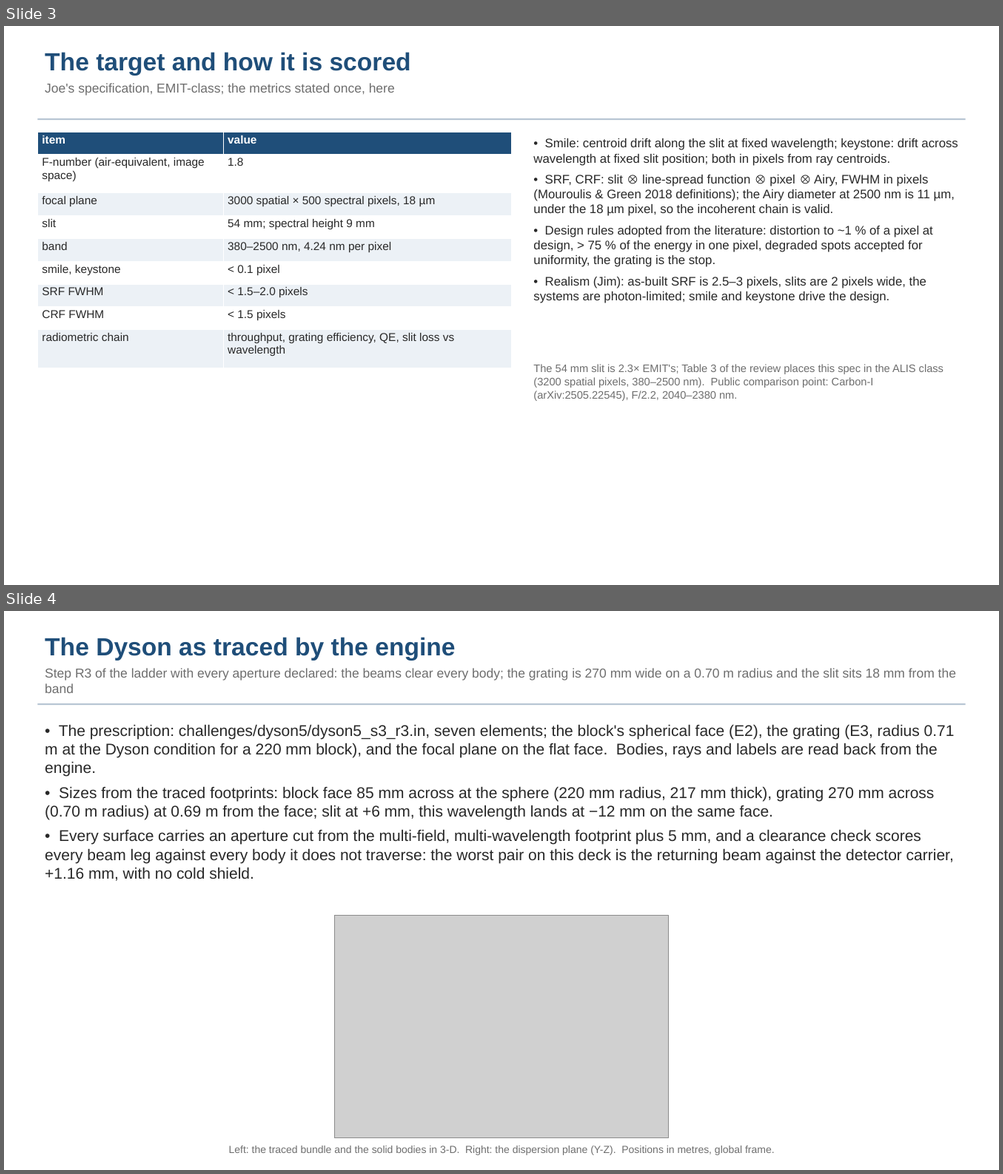
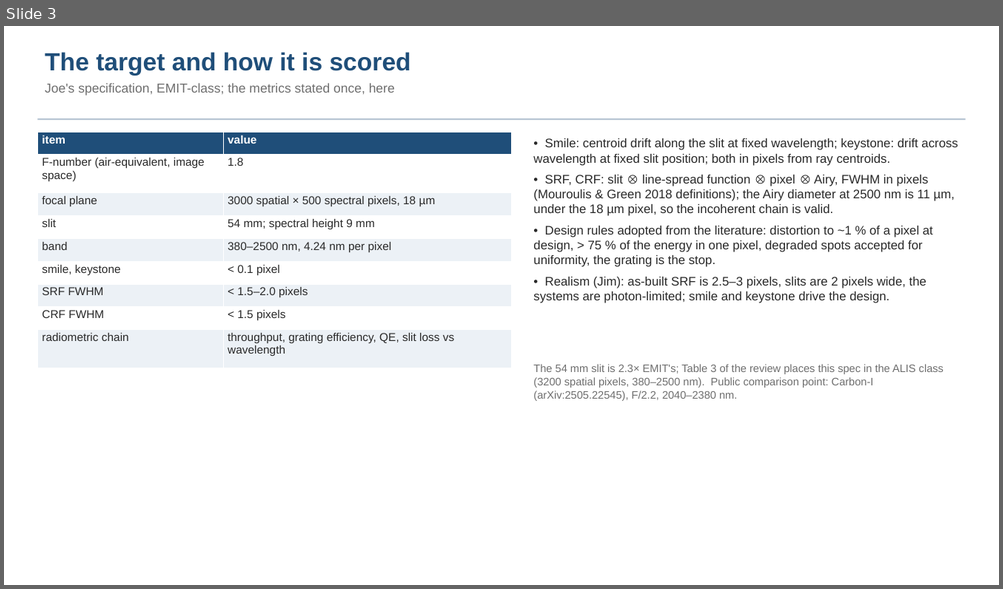
Before and after one commit to nasa-jpl/macos, a slide deck: demo_session/deck_dyson_baseline.pptx. Shown one above the other, each under a label of ours: slides 3 and 4 before the commit, slide 3 after it. The pictures are 1003x1174 and 1003x589 pixels, drawn with LibreOffice and Linux fonts; fonts in the diff are those of the drawing; grey boxes stand for pictures. Boxes give left, top, right and bottom in pixels: in the first picture for what was removed or moved away, otherwise in the second. Text is boxed around its words. In the diff, an @@ line names an element or a change of style, - is before the commit and + after.

```diff
--- a/demo_session/deck_dyson_baseline.pptx
+++ b/demo_session/deck_dyson_baseline.pptx
@@ slide 4 removed at bbox=[4, 611, 999, 1170], background #FFFFFF @@
@@ text removed at bbox=[45, 637, 956, 693] @@
-The Dyson as traced by the engine
-Step R3 of the ladder with every aperture declared: the beams clear every body; the grating is 270 mm wide on a 0.70 m radius and the slit sits 18 mm from the band
@@ rectangle removed at bbox=[37, 703, 965, 705] @@
@@ text removed at bbox=[45, 724, 954, 881] @@
-• The prescription: challenges/dyson5/dyson5_s3_r3.in, seven elements; the block's spherical face (E2), the grating (E3, radius 0.71 m at the Dyson condition for a 220 mm block), and the focal plane on the flat face. Bodies, rays and labels are read back from the engine.
-• Sizes from the traced footprints: block face 85 mm across at the sphere (220 mm radius, 217 mm thick), grating 270 mm across (0.70 m radius) at 0.69 m from the face; slit at +6 mm, this wavelength lands at −12 mm on the same face.
-• Every surface carries an aperture cut from the multi-field, multi-wavelength footprint plus 5 mm, and a clearance check scores every beam leg against every body it does not traverse: the worst pair on this deck is the returning beam against the detector carrier, +1.16 mm, with no cold shield.
@@ picture removed at bbox=[335, 916, 669, 1139] @@
@@ text removed at bbox=[229, 1146, 774, 1156] @@
-Left: the traced bundle and the solid bodies in 3-D. Right: the dispersion plane (Y-Z). Positions in metres, global frame.
```
Also in this commit, not shown: 8 slides changed, 4 slides added, 1 other file.
